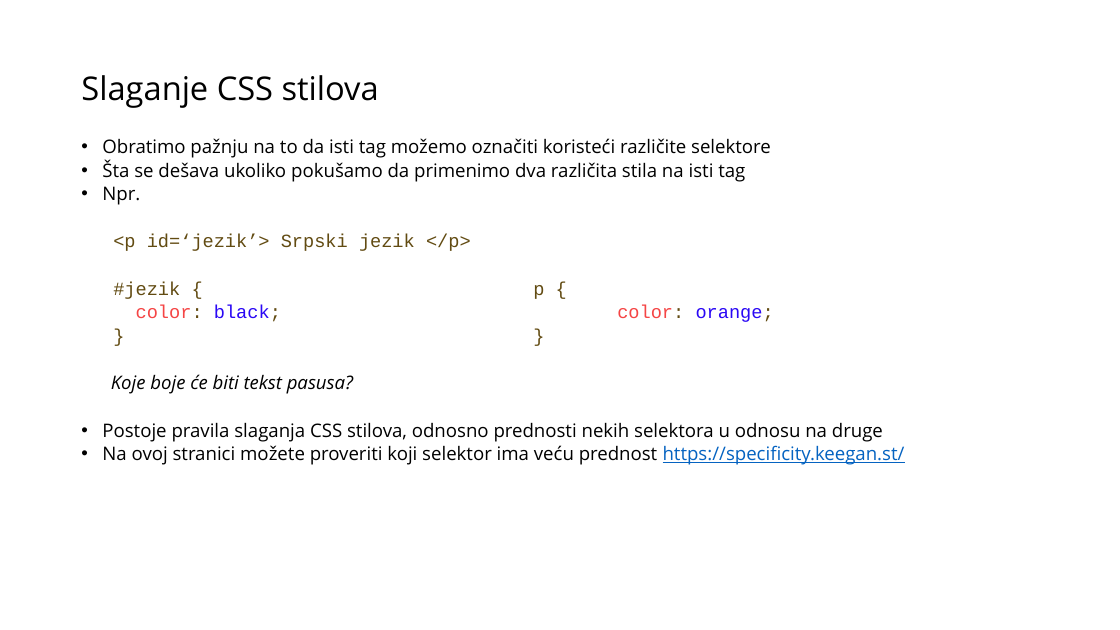
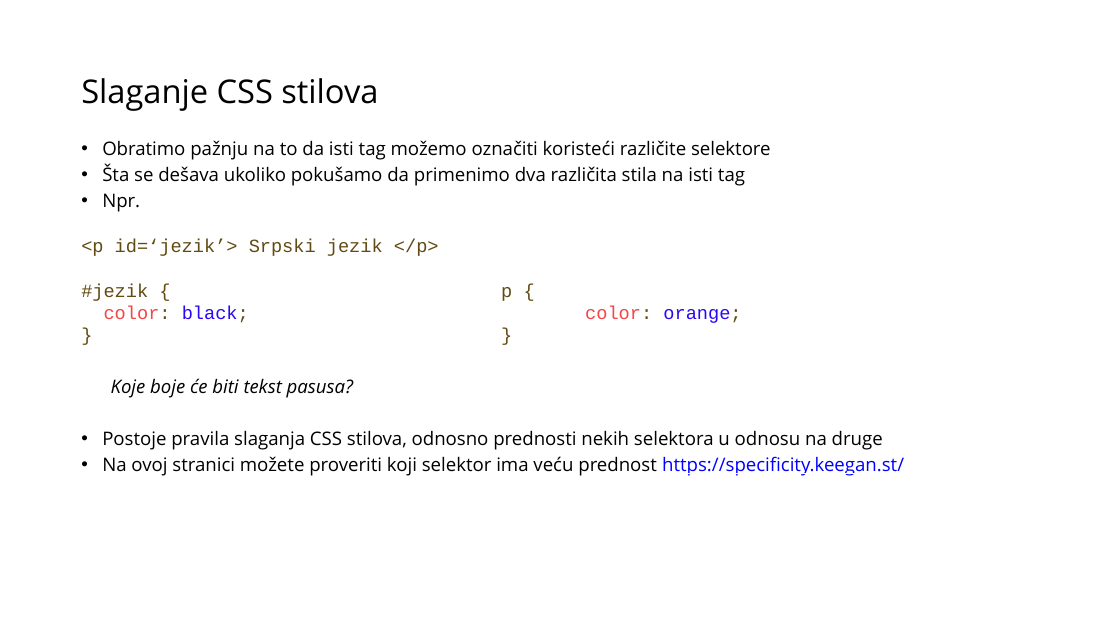
Before and after one commit to MissUchiha/frontend-programming-course, a slide deck: slide 16 of CSS/Prezentacija CSS.pptx. Drawn at 1120x630 pixels with LibreOffice and Linux fonts; fonts in the diff are those of the drawing. Boxes give left, top, right and bottom in pixels: in the first picture for what was removed or moved away, otherwise in the second. Text is boxed around its words. In the diff, an @@ line names an element or a change of style, - is before the commit and + after.

```diff
--- a/CSS/Prezentacija CSS.pptx
+++ b/CSS/Prezentacija CSS.pptx
@@ text "Slaganje CSS stilova" at (81, 78, 378, 111): line spacing 0.9 to 1 @@
@@ text "Obratimo pažnju na to da ..." at (81, 140, 904, 476): text colour #0563C1 to #0000FF in "https://specificity.keegan.st/"; line spacing 0.9 to 1; list level 3 to 1 in "<p id=‘jezik’> Srpski jezik </p>"; list level 3 to 1 in "#jezik { p {"; list level 3 to 1 in "color: black; color: orange;"; list level 3 to 1 in "} }" @@
```
Also in this commit, not shown: 60 other slides changed, 3 other files.
